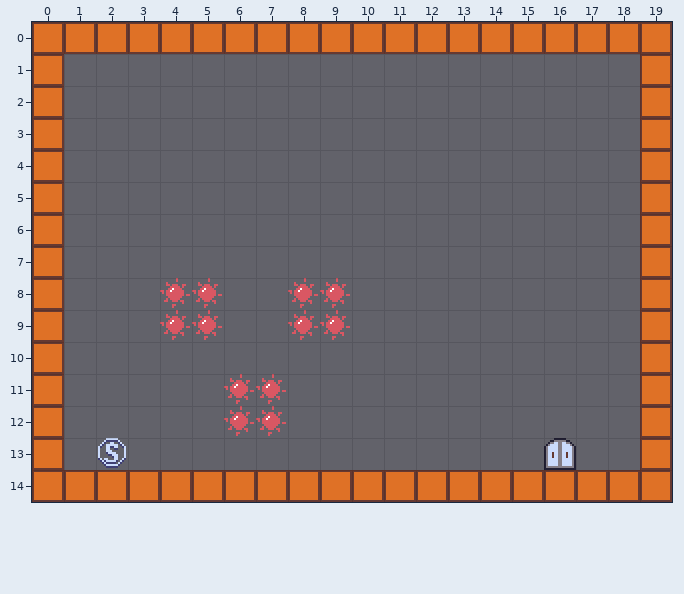
An edit to a level. Tiled map, InstantDeath/assets/data/001.tmx. The first picture shows the starting point.
Cells are 16x16 px. Shown: x 0..19, y 0..14.
And afterwards:
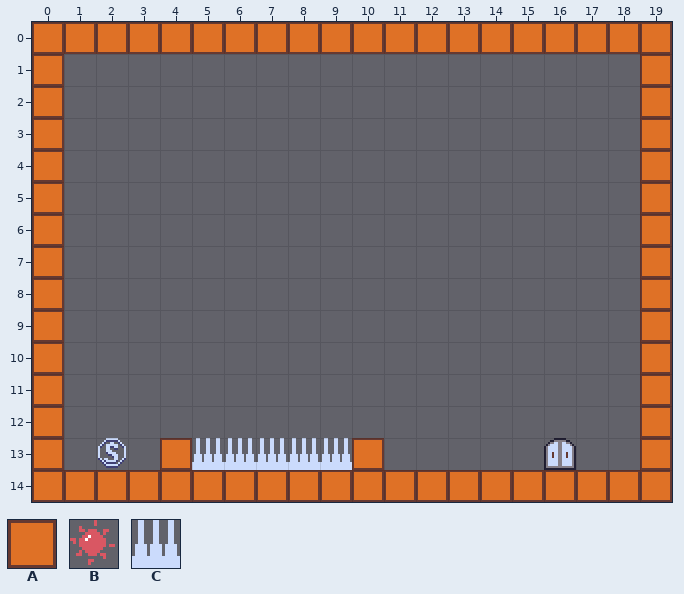
Key: from "tileset": A 0, B 9, C 14.
_ is an empty cell, . an unchanged one.
Change:
--- layer "object"
@@ x 4..9 @@
- 8 BB..BB
- 9 BB..BB
+ 8 __..__
+ 9 __..__
@@ x 4..10 @@
-11 ..BB...
-12 ..BB...
-13 _______
+11 ..__...
+12 ..__...
+13 ACCCCCA
